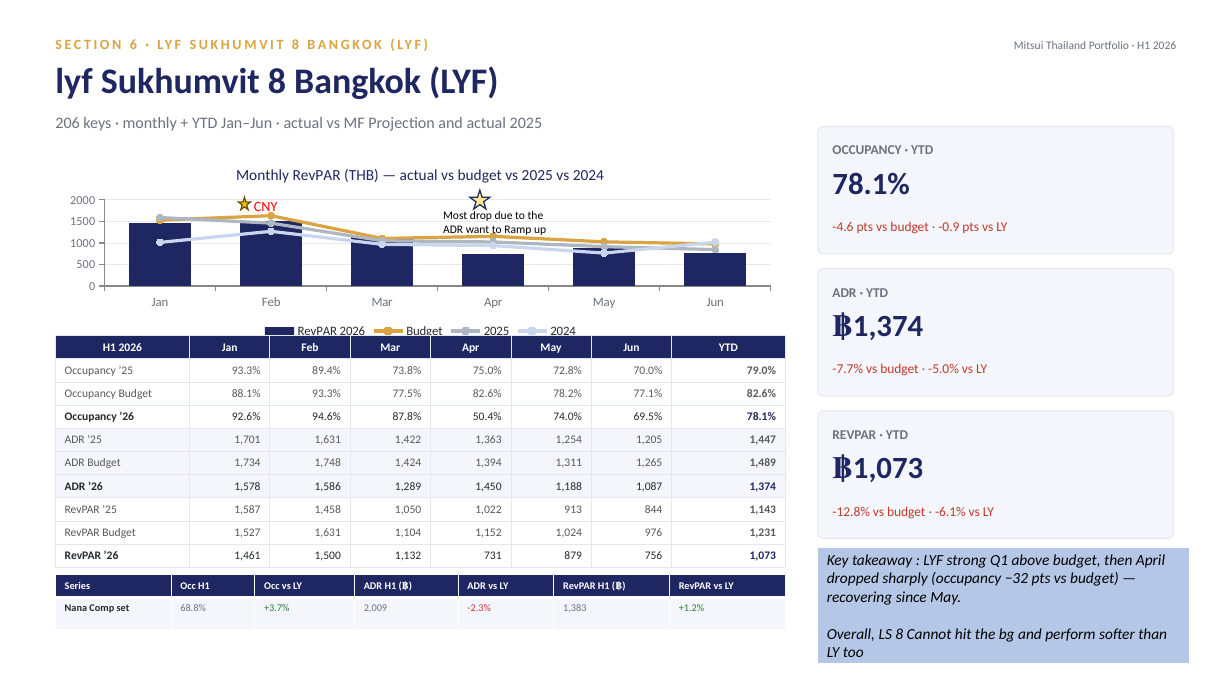
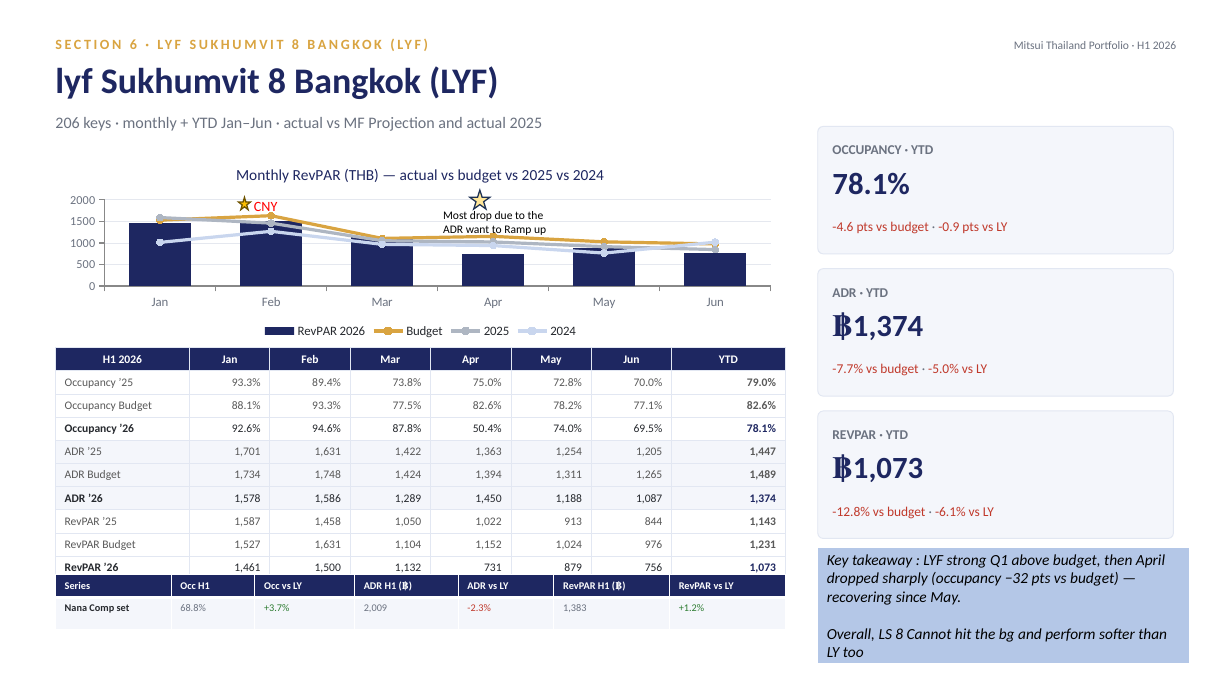
Before and after one commit to Chavin2543/mae-workspace, a slide deck: slide 26 of output/Portfolio_Performance_Report_H1-2026.pptx. Drawn at 1232x693 pixels with LibreOffice and Linux fonts; fonts in the diff are those of the drawing. Boxes give left, top, right and bottom in pixels: in the first picture for what was removed or moved away, otherwise in the second. Text is boxed around its words. In the diff, an @@ line names an element or a change of style, - is before the commit and + after.

```diff
--- a/output/Portfolio_Performance_Report_H1-2026.pptx
+++ b/output/Portfolio_Performance_Report_H1-2026.pptx
@@ table moved from (x1=55, y1=335, x2=786, y2=567) to (x1=55, y1=348, x2=786, y2=579) @@
```
Also in this commit, not shown: 9 other slides changed.
